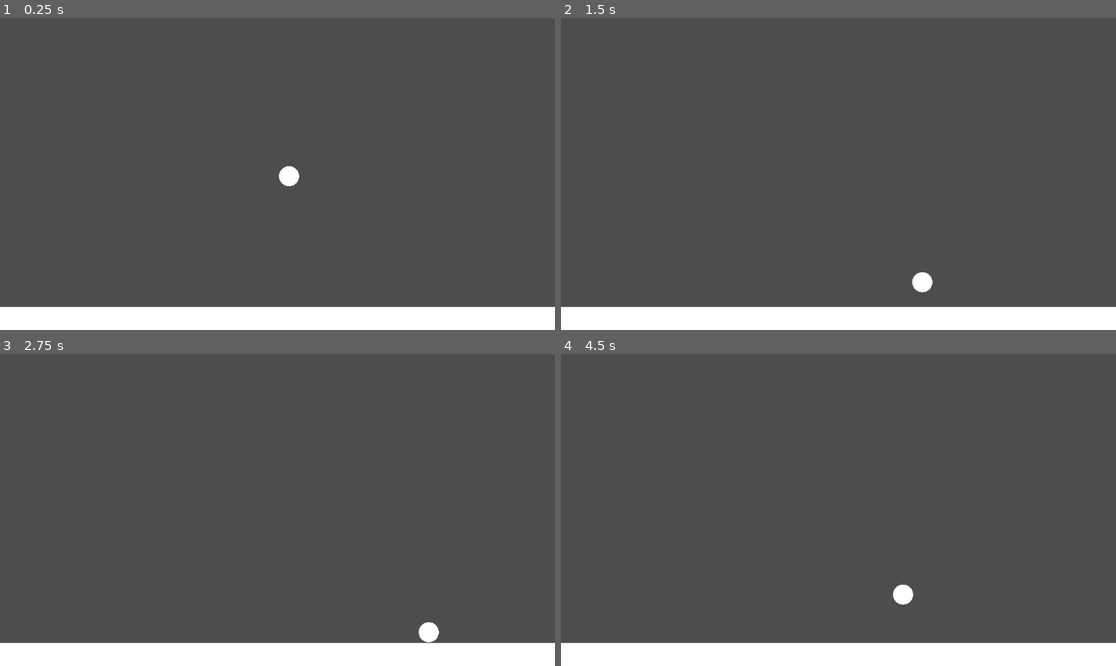
Above: before the commit, frames 1-4 (two rows, left to right).
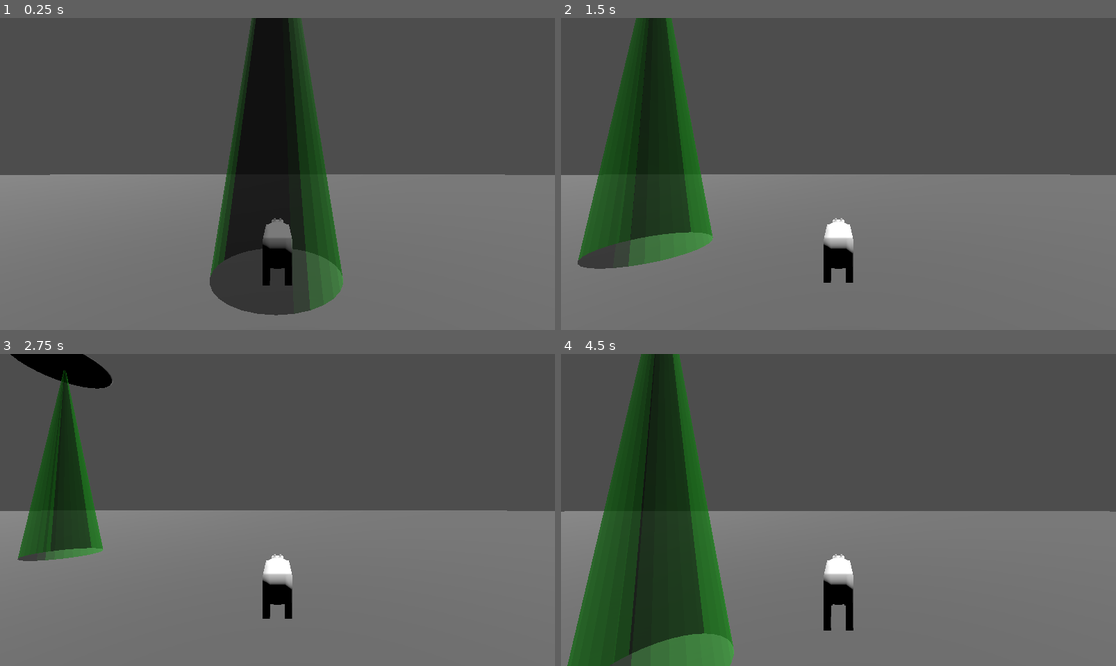
Above: after the commit, the same moments.

Repository: dtice/spacetimedb-demo
Game: Godot game, scene res://lobby_3d.tscn
Two runs of this game, one before a commit and one after it. Both use one fixed random seed, a clock stepped at 60 frames per second and the inputs below. Before the commit the project starts from res://lobby.tscn.
Inputs:
- Up to frame 1 (0.25 s): no input
- Up to frame 2 (1.5 s): tap Enter (ui_accept) at 0.5, 0.6 s; hold Right (ui_right) 0.53-1.28 s; tap Space (jump) at 0.77, 0.8, 1.07, 1.35 s; hold Down (ui_down) from 1.28 s (still down)
- Up to frame 3 (2.75 s): tap Space (jump) at 1.52, 1.82, 2.3 s; tap Enter (ui_accept) at 1.55, 2.1 s; release Down (ui_down) at 2.03 s; hold Right (ui_right) from 2.03 s (still down)
- Up to frame 4 (4.5 s): release Right (ui_right) at 2.78 s; hold Up (ui_up) 2.78-3.53 s; tap Enter (ui_accept) at 2.85, 4.35 s; tap Space (jump) at 3.02, 3.32, 3.6, 3.77, 4.07 s; hold Left (ui_left) from 3.53 s (still down)

The runs differ from the first frame. In frame 1, 53% of the frame differs, in the area x 0-100%, y 0-100%; in frame 2, 55%; in frame 3, 53%; in frame 4, 56%.

Commit message:
feat: init cows n ufos

Diff:
--- /dev/null
+++ b/godot/SpacetimeTest/cow.gd
@@ -0,0 +1,28 @@
+extends CharacterBody3D
+
+
+const SPEED = 5.0
+const JUMP_VELOCITY = 4.5
+
+
+func _physics_process(delta: float) -> void:
+	# Add the gravity.
+	if not is_on_floor():
+		velocity += get_gravity() * delta
+
+	# Handle jump.
+	if Input.is_action_just_pressed("ui_accept") and is_on_floor():
+		velocity.y = JUMP_VELOCITY
+
+	# Get the input direction and handle the movement/deceleration.
+	# As good practice, you should replace UI actions with custom gameplay actions.
+	var input_dir := Input.get_vector("ui_left", "ui_right", "ui_up", "ui_down")
+	var direction := (transform.basis * Vector3(input_dir.x, 0, input_dir.y)).normalized()
+	if direction:
+		velocity.x = direction.x * SPEED
+		velocity.z = direction.z * SPEED
+	else:
+		velocity.x = move_toward(velocity.x, 0, SPEED)
+		velocity.z = move_toward(velocity.z, 0, SPEED)
+
+	move_and_slide()
--- /dev/null
+++ b/godot/SpacetimeTest/lobby_3d.gd
@@ -0,0 +1,55 @@
+extends Node3D
+
+@onready var spacetimedb_client: SpacetimeDBClient = $SpacetimeDBClient
+
+func _ready():
+	spacetimedb_client.connected.connect(_on_spacetimedb_connected)
+	#spacetimedb_client.disconnected.connect(_on_spacetimedb_disconnected)
+	#spacetimedb_client.connection_error.connect(_on_spacetimedb_connection_error)
+	spacetimedb_client.identity_received.connect(_on_spacetimedb_identity_received)
+	spacetimedb_client.database_initialized.connect(_on_spacetimedb_database_initialized)
+	#spacetimedb_client.transaction_update_received.connect(_on_transaction_update)
+	# Local DB signals for direct UI/game state updates
+	spacetimedb_client.row_inserted.connect(_on_spacetimedb_row_inserted)
+	spacetimedb_client.row_updated.connect(_on_spacetimedb_row_updated)
+	spacetimedb_client.row_deleted.connect(_on_spacetimedb_row_deleted)
+
+func _on_spacetimedb_connected():
+	print("Game: Connected!")
+	# Subscribe to desired tables
+	spacetimedb_client.subscribe(["SELECT * FROM user", "SELECT * FROM message"])
+
+func _on_spacetimedb_identity_received(identity_token: IdentityTokenData):
+	print("Game: My Identity: 0x", identity_token.identity.hex_encode())
+	# Store identity if needed
+
+func _on_spacetimedb_database_initialized():
+	print("Game: Local database ready.")
+	# Initial game state setup using the local DB
+	var db = spacetimedb_client.get_local_database()
+	var initial_users = db.get_all_rows("user")
+	print("Initial online users: ", initial_users.filter(func(u): return u.online).size())
+
+func _on_spacetimedb_row_inserted(table_name: String, row: Resource):
+	if table_name == 'user' and row.online:
+		print("Spawning player", row)
+
+	if table_name == 'message':
+		print("Message sent: ", row)
+		# _spawn_player(row) # Your function to create a player node
+
+func _on_spacetimedb_row_updated(table_name: String, row: Resource):
+	if table_name == 'user':
+		#_update_player(row) # Your function to update position, state, etc.
+		print("Updating player", row)
+
+	if table_name == 'message':
+		print("Message updated", row)
+
+func _on_spacetimedb_row_deleted(table_name: String, primary_key):
+	if table_name == "user":
+		print("Despawning player: ", primary_key)
+		# _despawn_player(primary_key) # Your function to remove player node
+
+	if table_name == "message":
+		print("Message deleted: ", primary_key)
--- /dev/null
+++ b/godot/SpacetimeTest/lobby_3d.tscn
@@ -0,0 +1,60 @@
+[gd_scene load_steps=10 format=3 uid="uid://ckf20yib8qfvo"]
+
+[ext_resource type="Script" path="res://lobby_3d.gd" id="1_bwbyo"]
+[ext_resource type="Script" path="res://backend/spacetime/SpacetimeDBClient.gd" id="2_6rgco"]
+[ext_resource type="PackedScene" uid="uid://cmf3cm3bpwb6l" path="res://models/UFO.glb" id="3_egfvn"]
+[ext_resource type="Script" path="res://cow.gd" id="4_3x85k"]
+[ext_resource type="PackedScene" uid="uid://6qym43h5iyg5" path="res://models/Cow.glb" id="4_hqwn4"]
+
+[sub_resource type="StandardMaterial3D" id="StandardMaterial3D_kt04e"]
+albedo_color = Color(0.427493, 0.427493, 0.427493, 1)
+
+[sub_resource type="PlaneMesh" id="PlaneMesh_3uofn"]
+material = SubResource("StandardMaterial3D_kt04e")
+size = Vector2(1000, 1000)
+
+[sub_resource type="ConcavePolygonShape3D" id="ConcavePolygonShape3D_t2yh2"]
+data = PackedVector3Array(500, 0, 500, -500, 0, 500, 500, 0, -500, -500, 0, 500, -500, 0, -500, 500, 0, -500)
+
+[sub_resource type="CapsuleShape3D" id="CapsuleShape3D_k5wxg"]
+radius = 0.343278
+height = 1.27388
+
+[node name="Lobby3d" type="Node3D"]
+script = ExtResource("1_bwbyo")
+
+[node name="SpacetimeDBClient" type="Node" parent="."]
+script = ExtResource("2_6rgco")
+
+[node name="MeshInstance3D" type="MeshInstance3D" parent="."]
+mesh = SubResource("PlaneMesh_3uofn")
+
+[node name="StaticBody3D" type="StaticBody3D" parent="MeshInstance3D"]
+
+[node name="CollisionShape3D" type="CollisionShape3D" parent="MeshInstance3D/StaticBody3D"]
+shape = SubResource("ConcavePolygonShape3D_t2yh2")
+
+[node name="UFO2" parent="." instance=ExtResource("3_egfvn")]
+transform = Transform3D(1, 0, 0, 0, 1, 0, 0, 0, 1, -0.0155072, -1.19209e-07, -0.00490618)
+
+[node name="Cow" type="CharacterBody3D" parent="."]
+transform = Transform3D(1, 0, 0, 0, 1, 0, 0, 0, 1, 0, 0.176097, 0)
+script = ExtResource("4_3x85k")
+
+[node name="CowMesh" parent="Cow" instance=ExtResource("4_hqwn4")]
+transform = Transform3D(0.2, 0, 0, 0, 0.2, 0, 0, 0, 0.2, 0, 0, 0)
+
+[node name="Cow" parent="Cow/CowMesh" index="0"]
+transform = Transform3D(1, 0, 0, 0, 1, 0, 0, 0, 1, 0, 2.74158, 0)
+
+[node name="CollisionShape3D" type="CollisionShape3D" parent="Cow"]
+transform = Transform3D(1, 0, 0, 0, -4.37114e-08, -1, 0, 1, -4.37114e-08, 0, 0.489001, -0.132732)
+shape = SubResource("CapsuleShape3D_k5wxg")
+
+[node name="Camera3D" type="Camera3D" parent="Cow"]
+transform = Transform3D(1, 0, 0, 0, 1, 0, 0, 0, 1, 0, 1.6348, 3.18927)
+
+[node name="DirectionalLight3D" type="DirectionalLight3D" parent="."]
+transform = Transform3D(0.961473, -0.0625259, 0.267694, -0.274899, -0.218687, 0.936273, 0, -0.97379, -0.22745, 0, 10.0817, 0)
+
+[editable path="Cow/CowMesh"]
--- a/godot/SpacetimeTest/project.godot
+++ b/godot/SpacetimeTest/project.godot
@@ -11,7 +11,7 @@
 [application]
 
 config/name="SpacetimeTest"
-run/main_scene="res://lobby.tscn"
+run/main_scene="res://lobby_3d.tscn"
 config/features=PackedStringArray("4.3", "GL Compatibility")
 config/icon="res://icon.svg"
 
Binary file added: godot/SpacetimeTest/models/Cow.glb
Not shown, added: godot/SpacetimeTest/models/Cow.glb.import
Binary file added: godot/SpacetimeTest/models/UFO.glb
Not shown, added: godot/SpacetimeTest/models/UFO.glb.import
